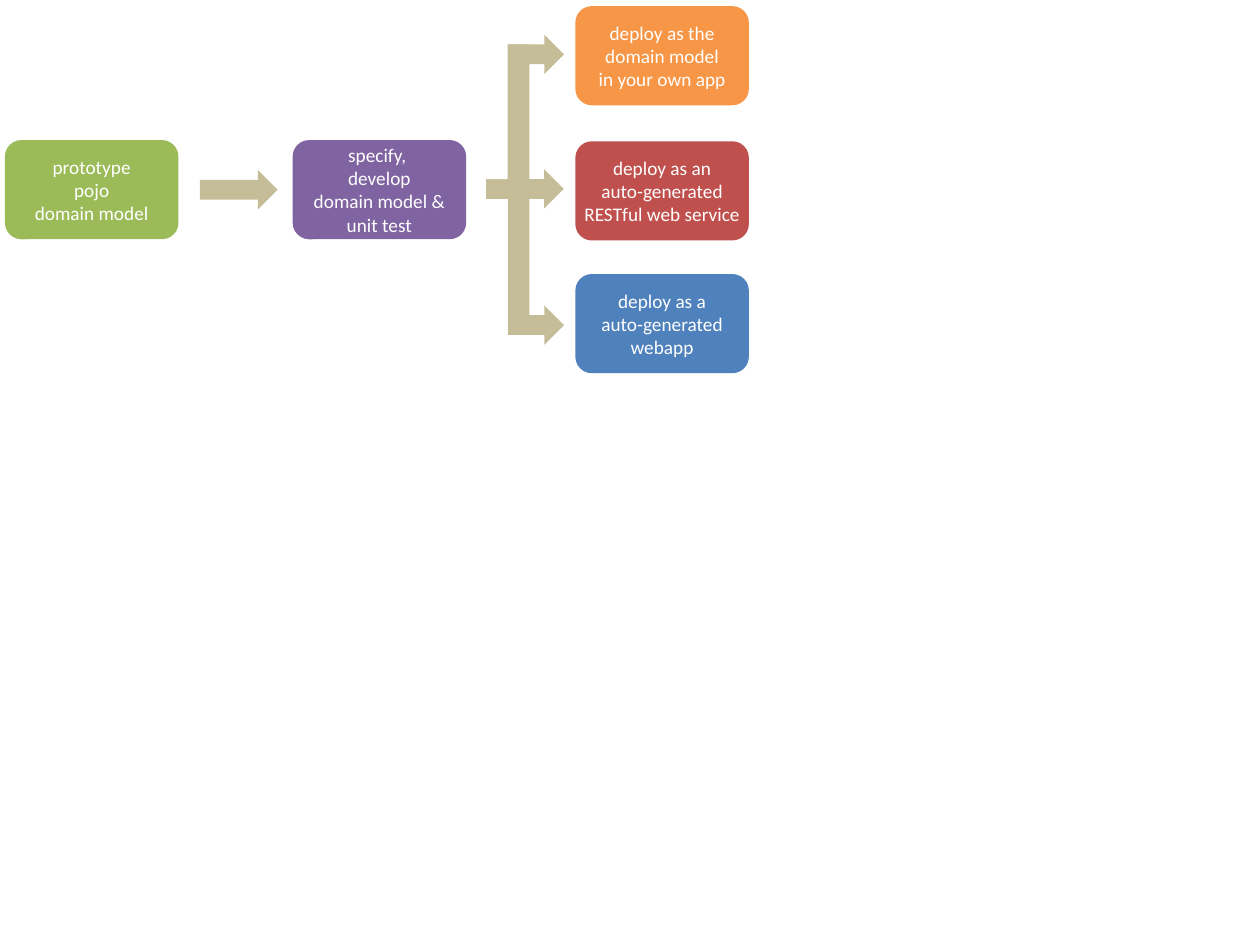
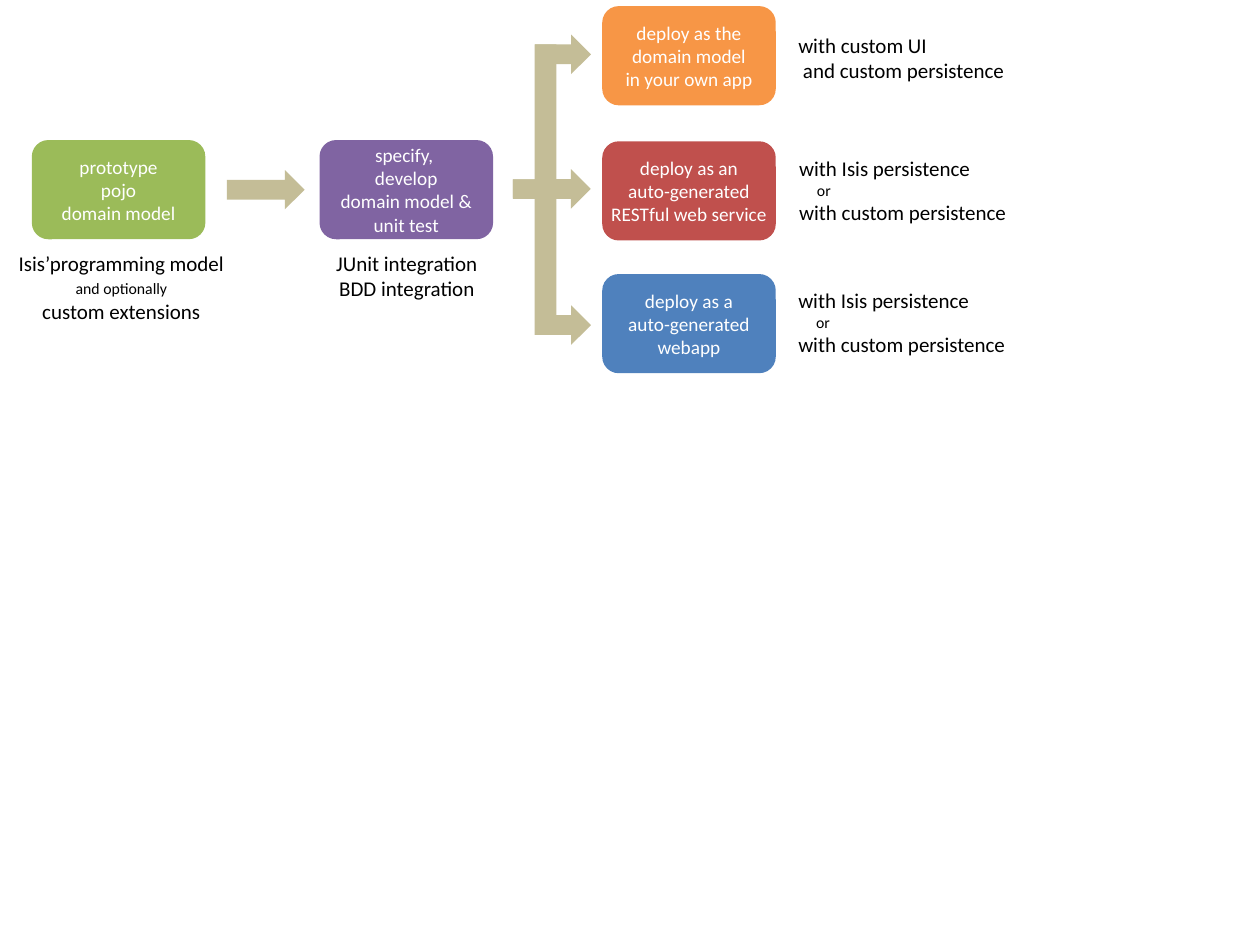
Before and after one commit to apache/causeway, a slide deck: slide 1 of src/site/resources/images/homepage/IsisUseCases.pptx. Drawn at 1260x945 pixels with LibreOffice and Linux fonts; fonts in the diff are those of the drawing. Boxes give left, top, right and bottom in pixels: in the first picture for what was removed or moved away, otherwise in the second. Text is boxed around its words. In the diff, an @@ line names an element or a change of style, - is before the commit and + after.

Commit message:
ISIS-107: updates to site docs

```diff
--- a/src/site/resources/images/homepage/IsisUseCases.pptx
+++ b/src/site/resources/images/homepage/IsisUseCases.pptx
@@ text added at (798, 38, 1004, 82), 12 pt, text #000000 @@
+with custom UI
+and custom persistence
@@ rounded rectangle "specify, develop domain model & ...": place and size @@
-rounded rectangle "specify, develop domain model & ..." at (292, 140, 466, 239)
+rounded rectangle "specify, develop domain model & ..." at (320, 140, 494, 239)
@@ text added at (799, 161, 1006, 224), 12 pt, text #000000 @@
+with Isis persistence
+or
+with custom persistence
@@ 4 rounded rectangles, 4 down arrows, 2 corners: place and size @@
-4 rounded rectangles, 4 down arrows, 2 corners at (5, 6, 750, 374)
+4 rounded rectangles, 4 down arrows, 2 corners at (32, 6, 776, 374)
@@ text added at (19, 256, 224, 319), 12 pt, text #000000 @@
+Isis’programming model
+and optionally
+custom extensions
@@ text added at (336, 256, 477, 300), 12 pt, text #000000 @@
+JUnit integration
+BDD integration
@@ text added at (798, 293, 1005, 356), 12 pt, text #000000 @@
+with Isis persistence
+or
+with custom persistence
```
Also in this commit, not shown: 11 other files.
